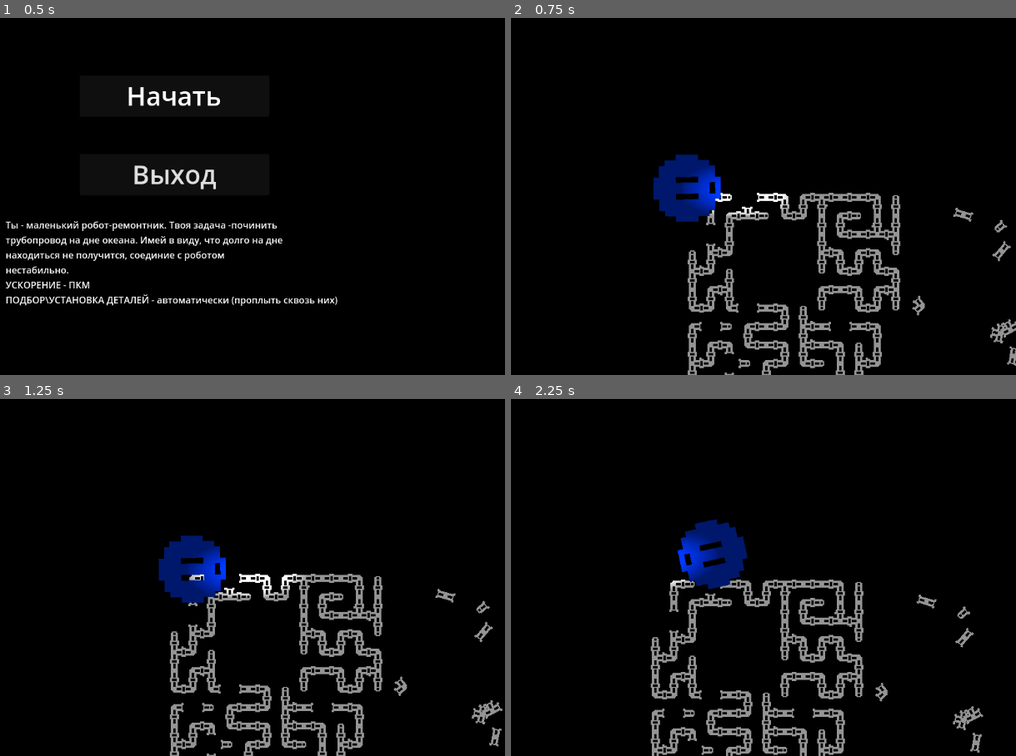
Above: before the commit, frames 1-4 (two rows, left to right).
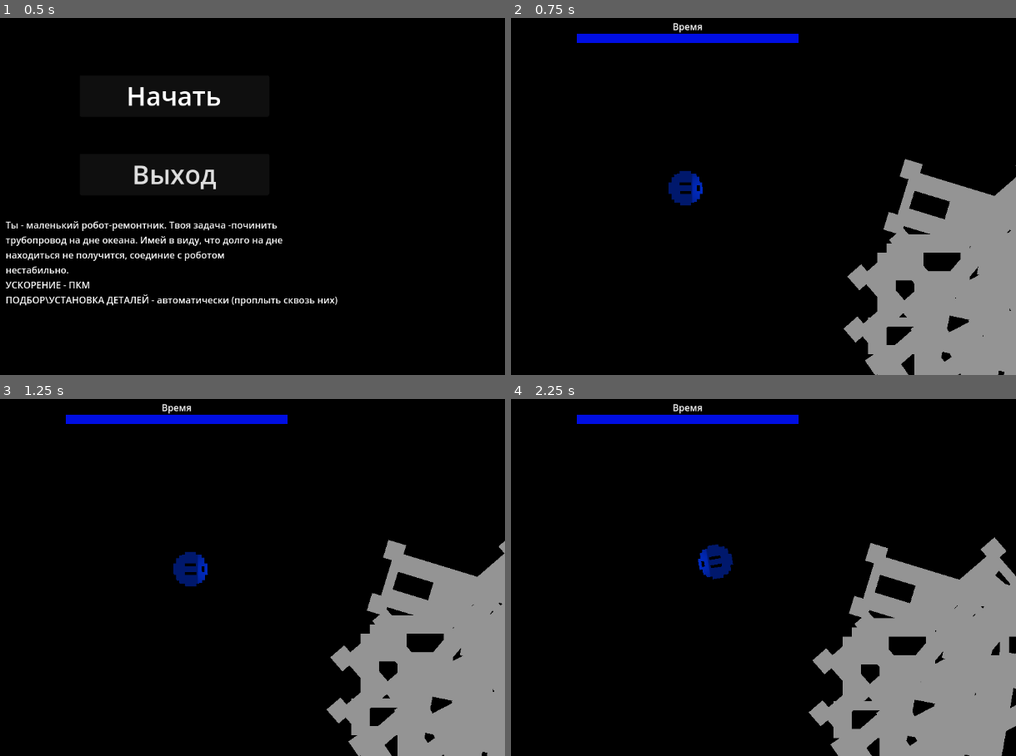
Above: after the commit, the same moments.

Repository: Overlord1704/PashtetJam1
Game: Godot game, scene res://scenes/StartMenu/start_menu.tscn
Two runs of this game, one before a commit and one after it. Both use one fixed random seed, a clock stepped at 60 frames per second and the inputs below.
Inputs (mouse positions are in pixels of both pictures, inside the frame that each line leads up to):
- Up to frame 1 (0.5 s): no input
- Up to frame 2 (0.75 s): click "Начать" at 0.5 s
- Up to frame 3 (1.25 s): no input
- Up to frame 4 (2.25 s): move the mouse to (829, 548) at 1.27 s; click (829, 548) at 1.42 s; move the mouse to (551, 588) at 2.02 s; click (551, 588) at 2.17 s

Frame 1 is identical in both runs. In frame 2, 21% of the frame differs, in the area x 13-100%, y 1-100%; in frame 3, 21%; in frame 4, 24%.

Commit message:
Добавил таймер

Diff:
--- /dev/null
+++ b/scenes/Level/GameTimer/game_timer.gd
@@ -0,0 +1,11 @@
+extends Node2D
+class_name _GameTimer
+
+signal game_over
+
+# Called every frame. 'delta' is the elapsed time since the previous frame.
+func _process(delta):
+	$ProgressBar.value -= $ProgressBar.step
+	print($ProgressBar.value)
+	if $ProgressBar.value == 0:
+		game_over.emit()
--- /dev/null
+++ b/scenes/Level/GameTimer/game_timer.tscn
@@ -0,0 +1,28 @@
+[gd_scene load_steps=3 format=3 uid="uid://dltfrin3pdaa"]
+
+[ext_resource type="Script" path="res://scenes/Level/GameTimer/game_timer.gd" id="1_128yi"]
+
+[sub_resource type="StyleBoxFlat" id="StyleBoxFlat_ej2yh"]
+bg_color = Color(0.000860097, 0.0539646, 0.885957, 1)
+
+[node name="GameTimer" type="Node2D"]
+script = ExtResource("1_128yi")
+
+[node name="ProgressBar" type="ProgressBar" parent="."]
+offset_right = 384.0
+offset_bottom = 16.0
+tooltip_text = "Время"
+theme_override_styles/fill = SubResource("StyleBoxFlat_ej2yh")
+step = 0.001
+value = 100.0
+show_percentage = false
+
+[node name="Label" type="Label" parent="."]
+texture_filter = 1
+offset_left = 160.0
+offset_top = -24.0
+offset_right = 224.0
+offset_bottom = -1.0
+text = "Время"
+horizontal_alignment = 1
+vertical_alignment = 1
--- /dev/null
+++ b/scenes/Level/level.gd
@@ -0,0 +1,17 @@
+extends Node2D
+
+@export var player : CharacterBody2D
+
+func _ready():
+	player.take_object.connect(Take)
+	player.place_object.connect(Place)
+	player.quit_game.connect(QuitGame)
+
+func Take():
+	print("take")
+
+func Place():
+	print("place")
+
+func QuitGame():
+	get_tree().change_scene_to_file("res://scenes/StartMenu/start_menu.tscn")
--- a/scenes/Level/level.tscn
+++ b/scenes/Level/level.tscn
@@ -1,13 +1,17 @@
-[gd_scene load_steps=3 format=3 uid="uid://1t1cslvk6maj"]
+[gd_scene load_steps=4 format=3 uid="uid://1t1cslvk6maj"]
 
 [ext_resource type="PackedScene" uid="uid://cxs4qmnvhaqs2" path="res://scenes/Player/player.tscn" id="1_0m6js"]
-[ext_resource type="PackedScene" uid="uid://cox84fkrikcav" path="res://scenes/Level/location.tscn" id="2_phj4u"]
+[ext_resource type="Script" path="res://scenes/Level/level.gd" id="1_bgy22"]
+[ext_resource type="PackedScene" uid="uid://ch1ssmfxjtmxq" path="res://scenes/Level/location.tscn" id="2_phj4u"]
 
-[node name="Level" type="Node2D"]
+[node name="Level" type="Node2D" node_paths=PackedStringArray("player")]
+script = ExtResource("1_bgy22")
+player = NodePath("Player")
 
 [node name="Location" parent="." instance=ExtResource("2_phj4u")]
 
 [node name="Player" parent="." instance=ExtResource("1_0m6js")]
+scale = Vector2(0.505453, 0.505453)
 
 [node name="DirectionalLight2D" type="DirectionalLight2D" parent="."]
 scale = Vector2(4.05881, 1.8055)
--- a/scenes/Level/location.tscn
+++ b/scenes/Level/location.tscn
@@ -24,6 +24,7 @@
 region = Rect2(0, 16, 16, 16)
 
 [node name="Location" type="Node2D"]
+scale = Vector2(8, 8)
 script = ExtResource("1_1jny3")
 
 [node name="Elements" type="Node" parent="."]
--- a/scenes/Player/Player.gd
+++ b/scenes/Player/Player.gd
@@ -2,11 +2,13 @@
 
 signal take_object
 signal place_object
+signal quit_game
 
 @export var VelocityComponent : _VelocityComponent
 
 var MousePosition : Vector2
-
+func _ready():
+	$CanvasLayer/GameTimer.game_over.connect(GameOver)
 func _input(event):
 	### Отвечает за поворот персонажа ###
 	MousePosition = get_global_mouse_position()
@@ -14,3 +16,6 @@
 
 func _physics_process(delta):
 	VelocityComponent.Move(self) # Перс двигается
+
+func GameOver():
+	quit_game.emit()
--- a/scenes/Player/player.tscn
+++ b/scenes/Player/player.tscn
@@ -1,29 +1,36 @@
-[gd_scene load_steps=9 format=3 uid="uid://cxs4qmnvhaqs2"]
+[gd_scene load_steps=10 format=3 uid="uid://cxs4qmnvhaqs2"]
 
 [ext_resource type="Script" path="res://scenes/Player/Player.gd" id="1_1pdg5"]
 [ext_resource type="Texture2D" uid="uid://cfuga4jo8atii" path="res://assets/Robot/robot_round_b.png" id="2_kttuv"]
 [ext_resource type="PackedScene" uid="uid://yy5ob4wtn7fe" path="res://scenes/Player/VelocityComponent/velocity_component.tscn" id="3_rg40q"]
 [ext_resource type="PackedScene" uid="uid://yur5r2715hyo" path="res://scenes/Player/ControllerComponent/controller_component.tscn" id="4_c3ftc"]
 [ext_resource type="PackedScene" uid="uid://bgw4symbyd22u" path="res://scenes/TakeAndPlaceComponent/take_and_place_component.tscn" id="5_gy078"]
+[ext_resource type="PackedScene" uid="uid://dltfrin3pdaa" path="res://scenes/Level/GameTimer/game_timer.tscn" id="6_nxekh"]
 
 [sub_resource type="RectangleShape2D" id="RectangleShape2D_s8obx"]
 size = Vector2(128, 128)
 
 [sub_resource type="Gradient" id="Gradient_yr2km"]
-offsets = PackedFloat32Array(0.246753, 0.967532)
+offsets = PackedFloat32Array(0, 0.967532)
 colors = PackedColorArray(1, 1, 1, 1, 0, 0, 0, 1)
 
 [sub_resource type="GradientTexture2D" id="GradientTexture2D_sofmp"]
 gradient = SubResource("Gradient_yr2km")
 fill = 1
-fill_from = Vector2(0.486239, 0.536697)
-fill_to = Vector2(0.986239, 0.775229)
+fill_from = Vector2(0.619266, 0.527523)
+fill_to = Vector2(0, 0.527523)
 
 [node name="Player" type="CharacterBody2D" node_paths=PackedStringArray("VelocityComponent")]
 collision_mask = 2
 motion_mode = 1
 script = ExtResource("1_1pdg5")
 VelocityComponent = NodePath("VelocityComponent")
+
+[node name="CanvasLayer" type="CanvasLayer" parent="."]
+layer = 2
+
+[node name="GameTimer" parent="CanvasLayer" instance=ExtResource("6_nxekh")]
+position = Vector2(392, 56)
 
 [node name="Sprite2D" type="Sprite2D" parent="."]
 modulate = Color(0, 0.160784, 0.729412, 1)
@@ -46,6 +53,6 @@
 position_smoothing_speed = 1.0
 
 [node name="PointLight2D" type="PointLight2D" parent="."]
-position = Vector2(96, 0)
-scale = Vector2(3.25, 1.5)
+position = Vector2(248, 0)
+scale = Vector2(-7.04207, 2.55635)
 texture = SubResource("GradientTexture2D_sofmp")
--- a/scenes/TakeAndPlaceComponent/TakeAndPlaceComponent.gd
+++ b/scenes/TakeAndPlaceComponent/TakeAndPlaceComponent.gd
@@ -12,8 +12,7 @@
 
 func _on_area_2d_area_entered(area):
 	### Дай трубам имя класса _TakeObject, а месту установки _PlaceObject ###
-	pass
-	#if area is _TakeObject:
-		#player.take_object.emit()
-	#elif area is _PlaceObject:
-		#player.place_object.emit()
+	if area is _TakeObject:
+		player.take_object.emit()
+	elif area is _PlaceObject:
+		player.place_object.emit()
Not shown: 1 places in scenes/Level/location.tscn that only renumber resources
